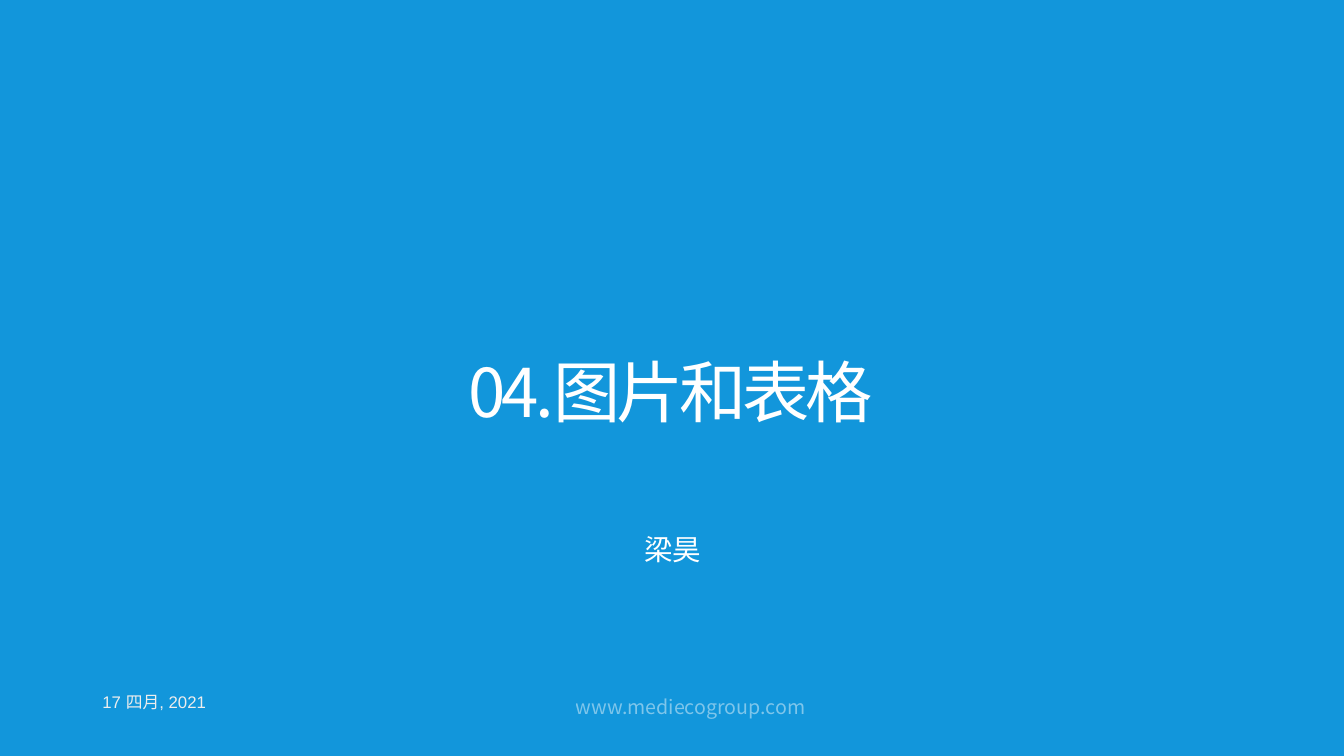
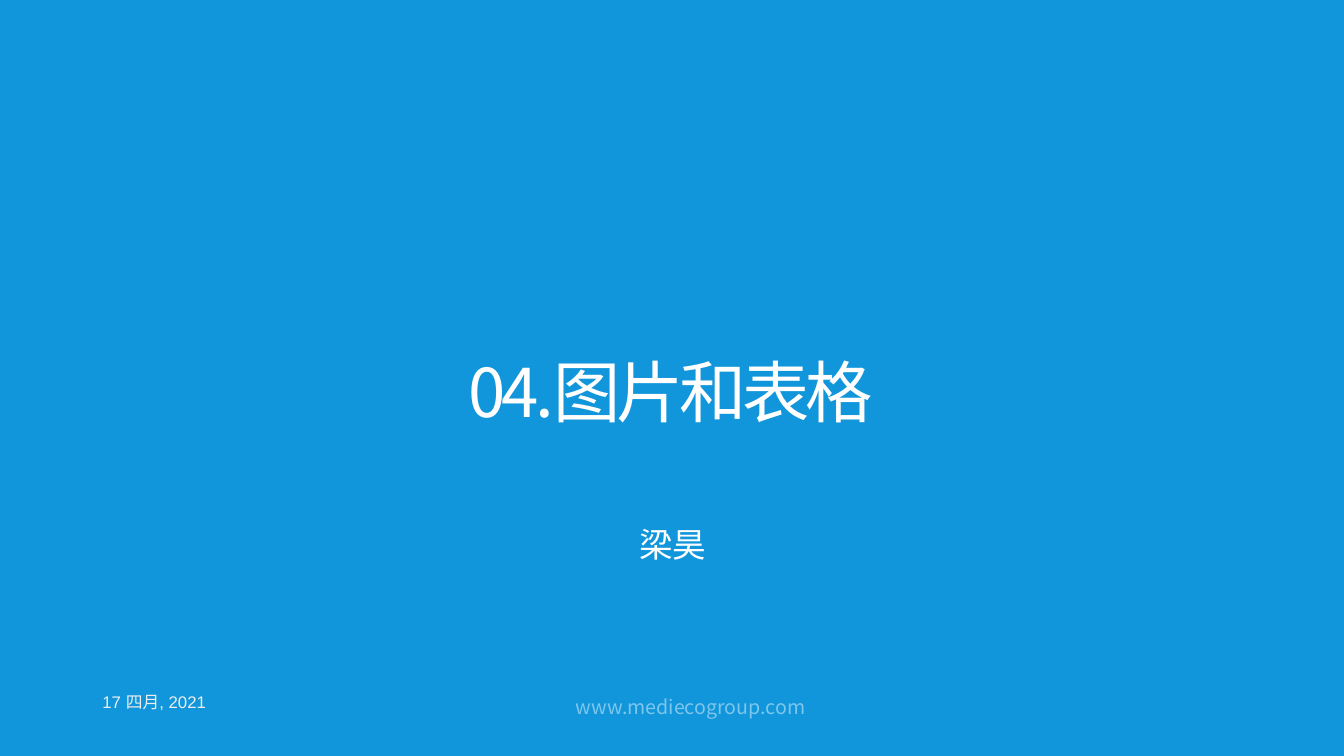
Before and after one commit to hao203/rmd_china, a slide deck: slide 1 of slides/04.Fig_Tabl/04.Fig_Tabl.pptx. Drawn at 1344x756 pixels with LibreOffice and Linux fonts; fonts in the diff are those of the drawing; background and template pictures are left out. Boxes give left, top, right and bottom in pixels: in the first picture for what was removed or moved away, otherwise in the second. Text is boxed around its words. In the diff, an @@ line names an element or a change of style, - is before the commit and + after.

```diff
--- a/slides/04.Fig_Tabl/04.Fig_Tabl.pptx
+++ b/slides/04.Fig_Tabl/04.Fig_Tabl.pptx
@@ subtitle "梁昊" at bbox=[639, 529, 706, 560]: size 20.4 to 24 pt, text colour #CCE8CF to #FFFFFF; line spacing 0.7 to 0.9 @@
```
Also in this commit, not shown: 16 other slides changed, 4 slides added, 8 other files.
